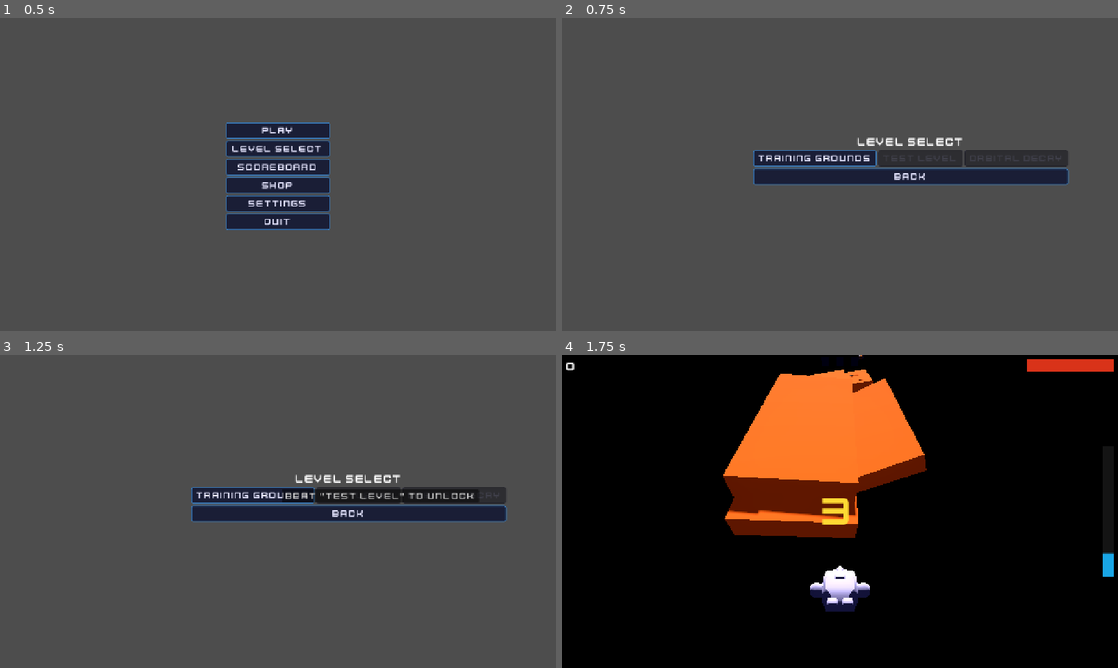
Above: before the commit, frames 1-4 (two rows, left to right).
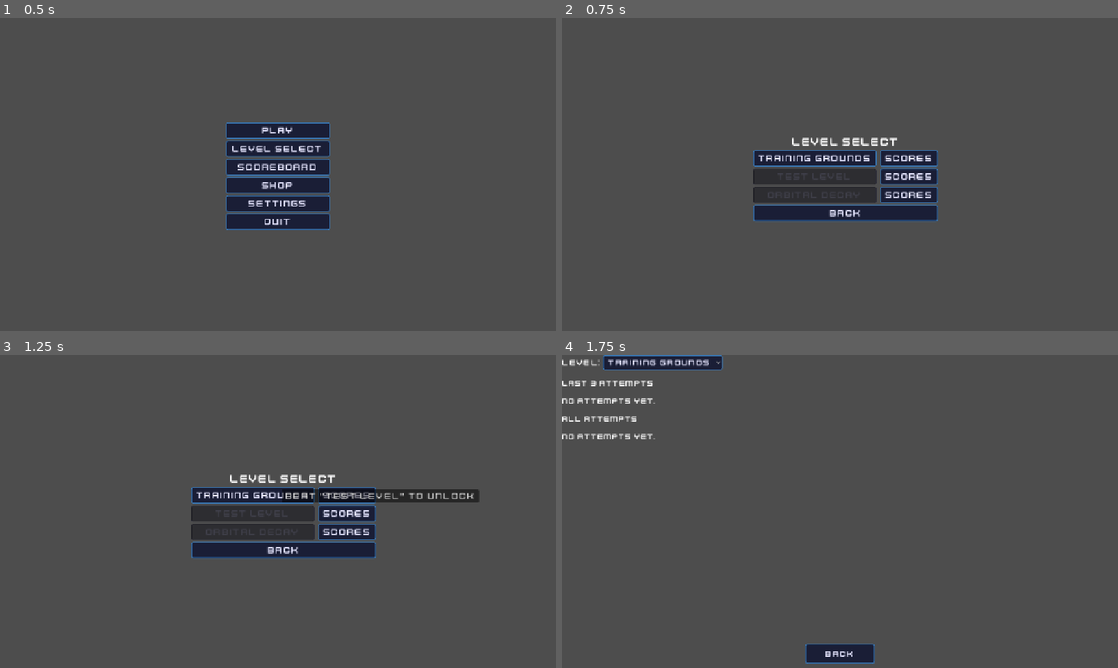
Above: after the commit, the same moments.

Repository: Dinozor/space-jumper
Game: Godot game, scene res://game/main/main.tscn
The game is run twice, just before and just after one commit, with the same random seed, the same clock (stepped at 60 frames per second) and the same inputs.
Inputs:
- Up to frame 1 (0.5 s): no input
- Up to frame 2 (0.75 s): click "Level Select" at 0.5 s
- Up to frame 3 (1.25 s): no input
- Up to frame 4 (1.75 s): click "Training Grounds" (after the commit: "Scores") at 1.25 s

Frame 1 is identical in both runs. In frame 2, 7.1% of the frame differs, in the area x 34-92%, y 38-65%; in frame 3, 6.3%; in frame 4, 100%, in the area x 0-100%, y 0-100%.

Commit message:
feat(scoreboard): add Scores button per level in level select

Diff:
--- a/game/menu/level_select.gd
+++ b/game/menu/level_select.gd
@@ -5,7 +5,7 @@
 
 signal level_chosen(level_id: int)
 
-@onready var _button_container: HBoxContainer = $VBox/ButtonContainer
+@onready var _button_container: VBoxContainer = $VBox/ButtonContainer
 @onready var _back_button: Button = $VBox/BackButton
 
 
@@ -16,18 +16,29 @@
 
 func _populate_buttons() -> void:
 	for level: LevelData in GameState.levels:
+		var row: HBoxContainer = HBoxContainer.new()
+		row.add_theme_constant_override("separation", 8)
+
 		var unlocked: bool = level.level_id in GameState.unlocked_levels
 		var btn: Button = Button.new()
 		btn.text = (
 			level.display_name if level.display_name != "" else "Level %d" % (level.level_id + 1)
 		)
+		btn.size_flags_horizontal = Control.SIZE_EXPAND_FILL
 		if unlocked:
 			btn.pressed.connect(func() -> void: _on_level_chosen(level.level_id))
 		else:
 			btn.disabled = true
 			btn.modulate = Color(0.55, 0.55, 0.55)
 			btn.tooltip_text = _unlock_hint(level.level_id)
-		_button_container.add_child(btn)
+		row.add_child(btn)
+
+		var scores_btn: Button = Button.new()
+		scores_btn.text = "Scores"
+		scores_btn.pressed.connect(func() -> void: _on_scores_pressed(level.level_id))
+		row.add_child(scores_btn)
+
+		_button_container.add_child(row)
 
 
 func _unlock_hint(level_id: int) -> String:
@@ -47,6 +58,13 @@
 	get_tree().change_scene_to_file("res://game/gameplay/game.tscn")
 
 
+func _on_scores_pressed(level_id: int) -> void:
+	AudioManager.play_button()
+	GameState.scoreboard_open_level = level_id
+	GameState.scoreboard_return_path = "res://game/menu/level_select.tscn"
+	get_tree().change_scene_to_file("res://game/ui/scoreboard.tscn")
+
+
 func _on_back_pressed() -> void:
 	AudioManager.play_button()
 	get_tree().change_scene_to_file("res://game/menu/main_menu.tscn")
--- a/game/menu/level_select.tscn
+++ b/game/menu/level_select.tscn
@@ -23,7 +23,7 @@
 horizontal_alignment = 1
 theme_override_font_sizes/font_size = 26
 
-[node name="ButtonContainer" type="HBoxContainer" parent="VBox"]
+[node name="ButtonContainer" type="VBoxContainer" parent="VBox"]
 layout_mode = 2
 
 [node name="BackButton" type="Button" parent="VBox"]
